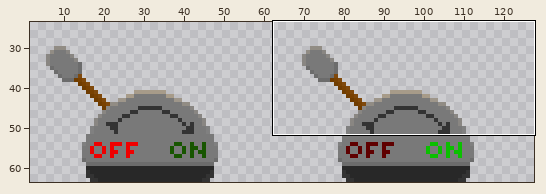
One commit to this pixel-art file: 0_ASESPRITE/Switch_01.aseprite. Above, an overview of the earlier version with the close-up marked.
Close-up. Before:
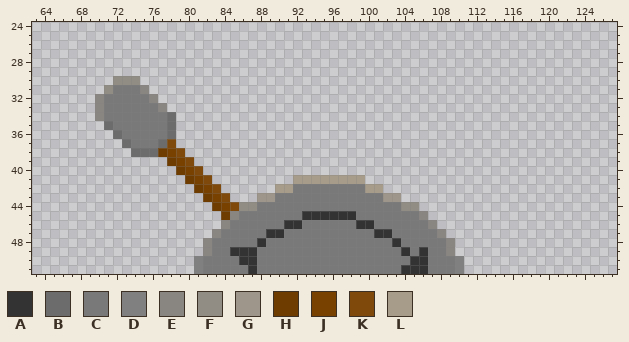
128x64 pixels, 1 frame. Pixels under 10% opacity are left out. Colours within 5 levels of each other are drawn and written as one. Shown: x 63..127, y 24..51. The wide view leaves out empty margins.
Visible layers, top first: "text", "switch".
Palette (. is transparent): A #333333  B #6c6c6c  C #797979  D #808080  E #898682  F #918c84  G #9e968a  H #6f3c00  J #794100  K #7f490c  L #a79b89
Pixels before, first column x 70:
30 ..FFF....................................
31 .FCCCE...................................
32 ECCCCCE..................................
33 ECCCCCCE.................................
34 ECCCCCCCB................................
35 .BCCCCCCB................................
36 ..BCCCCCB................................
37 ...BCCCBK................................
38 ....BBBHJK...............................
39 ........HJK..............................
40 .........HJK.............................
41 ..........HJK.........LLLLLLLL...........
42 ...........HJK......LLCCCCCCCCLL.........
43 ............HJK...GGCCCCCCCCCCCCGG.......
44 .............HJKFFCCCCCCCCCCCCCCCCFF.....
45 ..............HECCCCCCCAAAAAACCCCCCCE....
46 ..............ECCCCCCAACCCCCCAACCCCCCE...
47 .............ECCCCCAACCCCCCCCCCAACCCCCE..
48 ............ECCCCCACCCCCCCCCCCCCCACCCCCE.
49 ............ECCAAACCCCCCCCCCCCCCCCACACCE.
50 ...........DCCCCAACCCCCCCCCCCCCCCCCAACCCD
51 ...........DCCCCCACCCCCCCCCCCCCCCCAAACCCD
And afterwards:
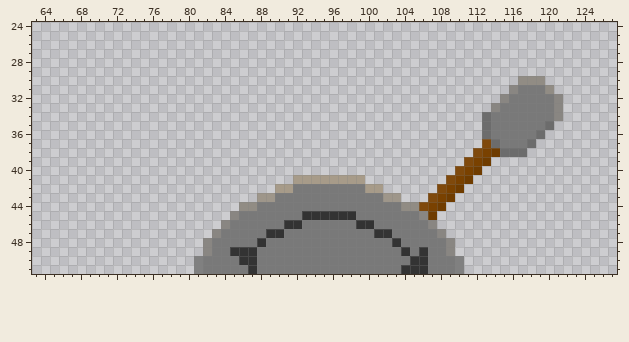
Commit: add interaction icon to switch
Change:
Layer "switch":
y 30: x 72..74 FFF -> ...; x 117..119 ... -> FFF
y 31: x 71..75 FCCCE -> .....; x 116..120 ..... -> ECCCF
y 32: x 70..76 ECCCCCE -> .......; x 115..121 ....... -> ECCCCCE
y 33: x 70..77 ECCCCCCE -> ........; x 114..121 ........ -> ECCCCCCE
y 34: x 70..78 ECCCCCCCB -> .........; x 113..121 ......... -> BCCCCCCCE
y 35: x 71..78 BCCCCCCB -> ........; x 113..120 ........ -> BCCCCCCB
y 36: x 72..78 BCCCCCB -> .......; x 113..119 ....... -> BCCCCCB
y 37: x 73..78 BCCCBK -> ......; x 113..118 ...... -> KBCCCB
y 38: x 74..79 BBBHJK -> ......; x 112..117 ...... -> KJHBBB
y 39: x 78..80 HJK -> ...; x 111..113 ... -> KJH
y 40: x 79..81 HJK -> ...; x 110..112 ... -> KJH
y 41: x 80..82 HJK -> ...; x 109..111 ... -> KJH
y 42: x 81..83 HJK -> ...; x 108..110 ... -> KJH
y 43: x 82..84 HJK -> ...; x 107..109 ... -> KJH
y 44: x 83..85 HJK -> ...; x 106..108 ... -> KJH
y 45: x 84 H -> .; x 107 . -> H
Boxes around the changes in both close-ups, in picture pixels (x1, y1, x2, y2):
erased: (95, 76, 239, 220)
added: (419, 76, 563, 220)
